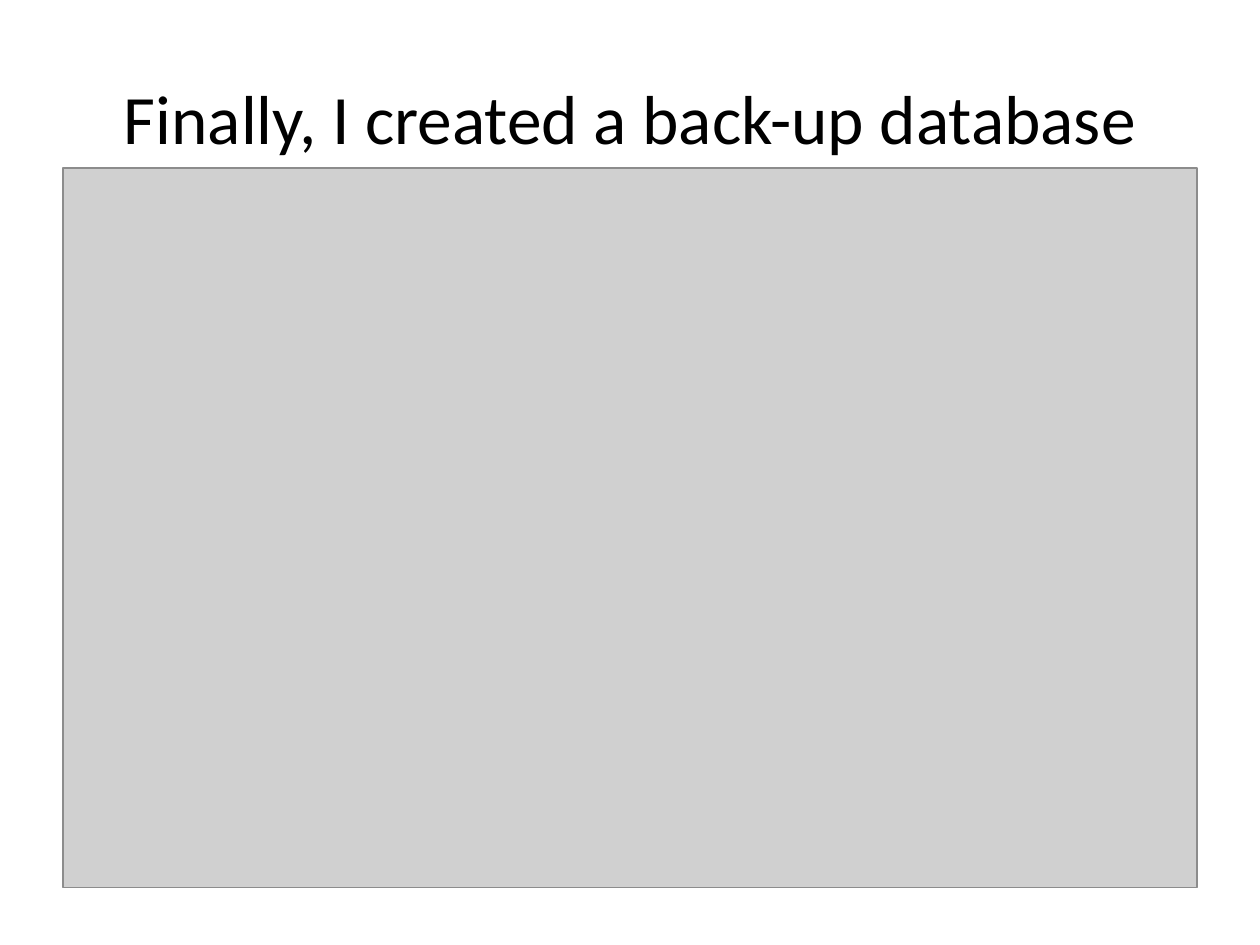
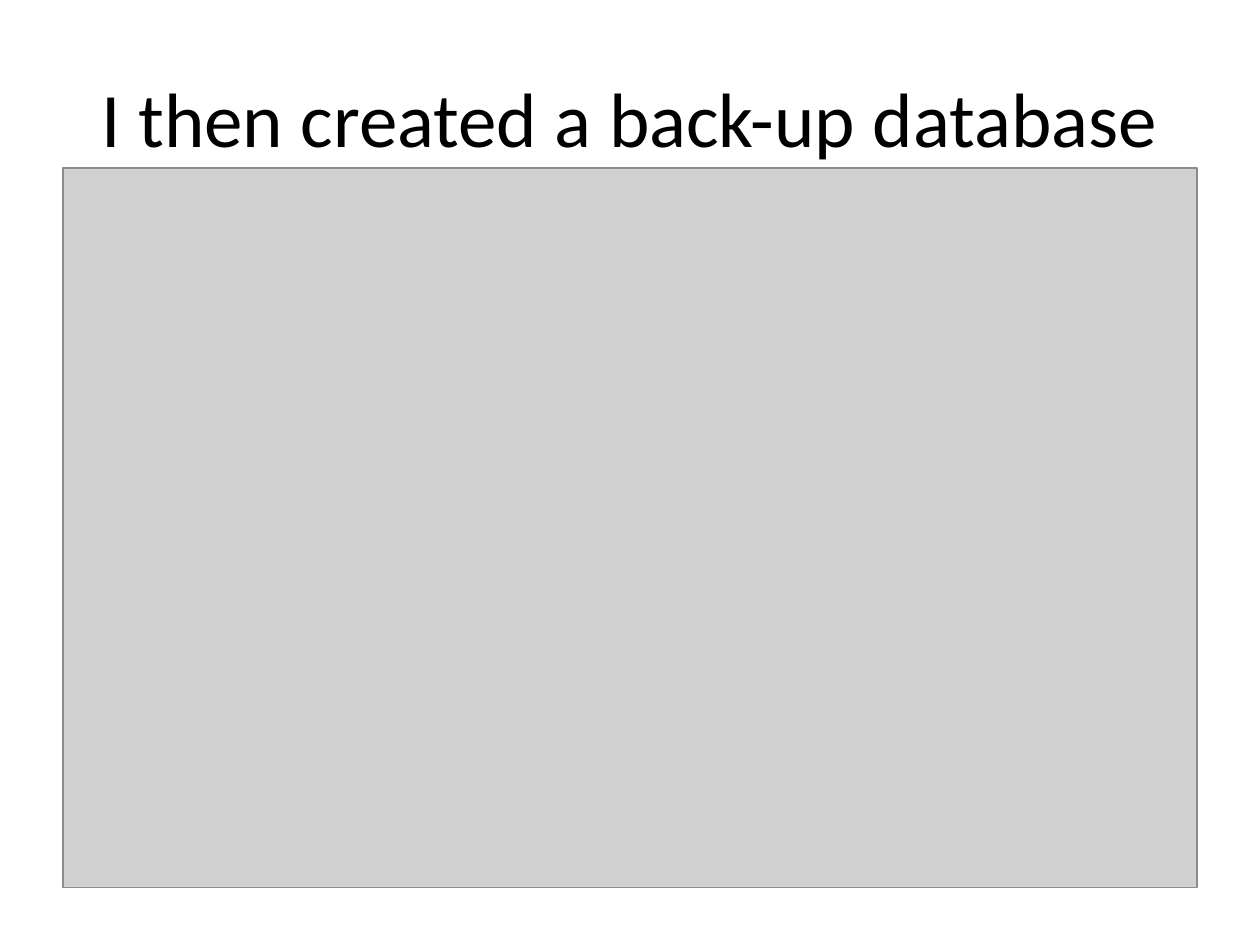
Before and after one commit to chateague/ODUCS418, a slide deck: slide 9 of Project 1 Status Report.pptx (slide 8 before the commit). Drawn at 1260x945 pixels with LibreOffice and Linux fonts; fonts in the diff are those of the drawing; grey boxes stand for pictures. Boxes give left, top, right and bottom in pixels: in the first picture for what was removed or moved away, otherwise in the second. Text is boxed around its words. In the diff, an @@ line names an element or a change of style, - is before the commit and + after.

```diff
--- a/Project 1 Status Report.pptx
+++ b/Project 1 Status Report.pptx
@@ title at <box>102,93,1157,160</box>: text changed; size 39.6 to 44 pt @@
-Finally, I created a back-up database
+I then created a back-up database
```
Also in this commit, not shown: 2 other slides changed, 2 slides added, 3 other files.
